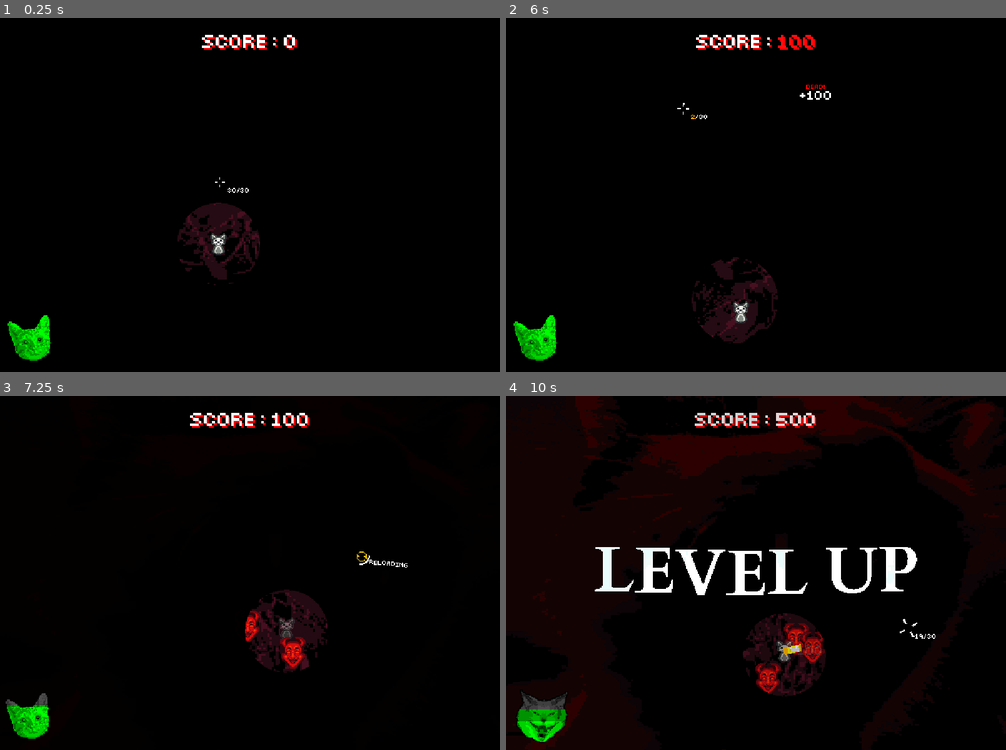
Above: before the commit, frames 1-4 (two rows, left to right).
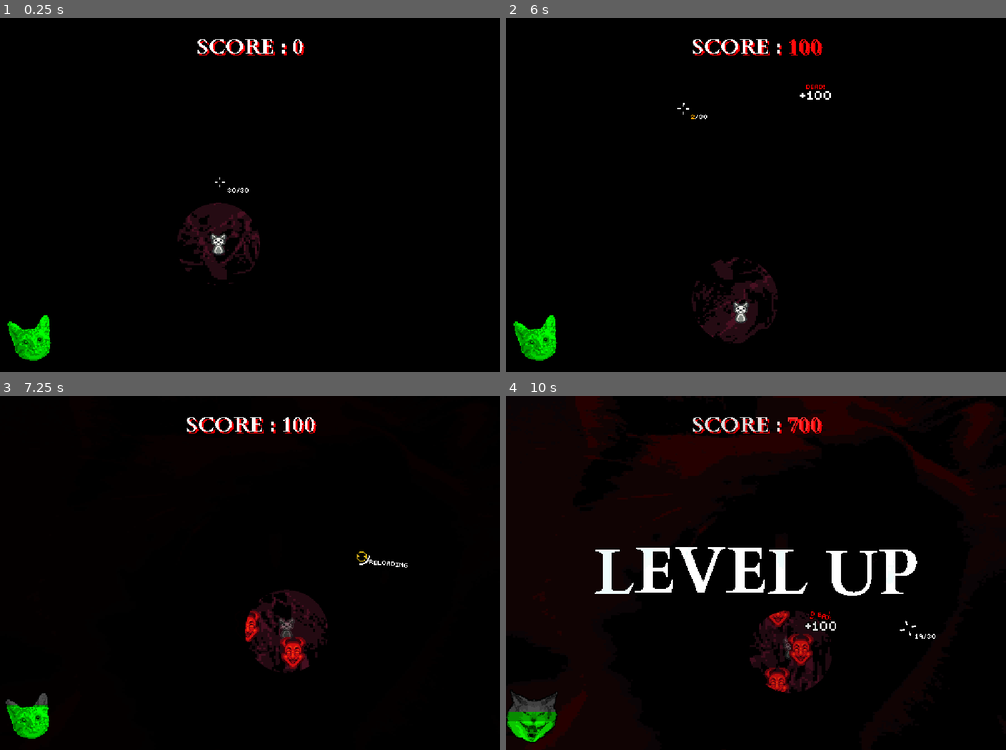
Above: after the commit, the same moments.

Repository: ThanapatrP/game-project-shooter
Game: Godot game, scene res://src/levels/main_level.tscn
Same seed, same stepped clock (60 frames per second), same inputs: the game is played once before the commit and once after it.
Inputs (mouse positions are in pixels of both pictures, inside the frame that each line leads up to):
- Up to frame 1 (0.25 s): no input
- Up to frame 2 (6 s): tap Enter (ui_accept) at 0.5, 0.77, 1.52, 3.02, 3.77, 4.52 s; move the mouse to (756, 42) at 0.52 s; press the mouse at (756, 42) at 0.53 s; hold D (right) 0.53-1.28 s; move the mouse to (656, 212) at 1.27 s; release the mouse at (656, 212) at 1.28 s; hold S (down) 1.28-2.03 s; right-click (656, 212) at 1.35 s; move the mouse to (806, 117) at 2.02 s; press the mouse at (806, 117) at 2.03 s; hold D (right) 2.03-2.78 s; move the mouse to (731, 265) at 2.77 s; release the mouse at (731, 265) at 2.78 s; hold W (up) 2.78-3.53 s; right-click (731, 265) at 2.85 s; move the mouse to (906, 248) at 3.52 s; press the mouse at (906, 248) at 3.53 s; hold A (left) 3.53-5.03 s; move the mouse to (606, 141) at 4.27 s; release the mouse at (606, 141) at 4.28 s; right-click (606, 141) at 4.35 s; move the mouse to (781, 195) at 5.02 s; press the mouse at (781, 195) at 5.03 s; hold S (down) 5.03-5.78 s; move the mouse to (681, 106) at 5.77 s; release the mouse at (681, 106) at 5.78 s; hold D (right) from 5.78 s (still down); right-click (681, 106) at 5.85 s
- Up to frame 3 (7.25 s): tap Enter (ui_accept) at 6.02, 6.77 s; move the mouse to (360, 555) at 6.52 s; release D (right) at 6.53 s; press the mouse at (360, 555) at 6.53 s; hold W (up) from 6.53 s (still down)
- Up to frame 4 (10 s): move the mouse to (656, 590) at 7.27 s; release W (up) at 7.28 s; release the mouse at (656, 590) at 7.28 s; hold D (right) 7.28-8.03 s; right-click (656, 590) at 7.35 s; tap Enter (ui_accept) at 7.52, 9.02, 9.77 s; move the mouse to (806, 495) at 8.02 s; press the mouse at (806, 495) at 8.03 s; hold S (down) 8.03-8.78 s; move the mouse to (731, 643) at 8.77 s; release the mouse at (731, 643) at 8.78 s; hold A (left) 8.78-9.53 s; right-click (731, 643) at 8.85 s; move the mouse to (906, 626) at 9.52 s; press the mouse at (906, 626) at 9.53 s; hold W (up) from 9.53 s (still down)

The runs differ from the first frame. In frame 1, 0.7% of the frame differs, in the area x 39-61%, y 4-11%; in frame 2, 0.8%; in frame 3, 0.8%; in frame 4, 5.1%, in the area x 0-83%, y 4-99%.

Commit message:
bug fixes?

Diff:
--- a/src/levels/main_level.gd
+++ b/src/levels/main_level.gd
@@ -14,4 +14,5 @@
 func _process(delta: float) -> void:
 	$UILayer/InvertText/AnimationPlayer.speed_scale = 1.0 / Engine.time_scale
 	if Global.debug:
+		pass
 		print($UILayer/InvertText.visible)
--- a/src/levels/main_level.tscn
+++ b/src/levels/main_level.tscn
@@ -6,13 +6,12 @@
 [ext_resource type="Script" uid="uid://djtoury4cj4ex" path="res://src/levels/hp_bar_pivot.gd" id="3_11df1"]
 [ext_resource type="Script" uid="uid://0rf7u1t2yp73" path="res://src/util/custom_camera.gd" id="5_ctyfj"]
 [ext_resource type="PackedScene" uid="uid://whcd4uekaxv6" path="res://src/ui/cursor.tscn" id="6_11df1"]
-[ext_resource type="FontFile" uid="uid://7ip1rh1cottq" path="res://asset/ui/Smol font.ttf" id="6_k0jp4"]
 [ext_resource type="Texture2D" uid="uid://dm8gi5bulobax" path="res://asset/level/temp_level_bg.png" id="8_1du40"]
 [ext_resource type="Script" uid="uid://cpfugg5pyr134" path="res://src/ui/score_label.gd" id="8_ywe2d"]
 [ext_resource type="Texture2D" uid="uid://bdfs3bbusy52" path="res://asset/ui/ui_overlays/cat_hurts_overlay.png" id="9_tygi3"]
 [ext_resource type="Script" uid="uid://benpvdb4y2nyl" path="res://src/ui/hurt_overlay.gd" id="10_twkqo"]
 [ext_resource type="Shader" path="res://src/shader/invert_text.gdshader" id="11_3ksew"]
-[ext_resource type="PackedScene" path="res://src/ui/card_layer.tscn" id="11_av45r"]
+[ext_resource type="PackedScene" uid="uid://c8opr81murdxm" path="res://src/ui/card_layer.tscn" id="11_av45r"]
 [ext_resource type="FontFile" uid="uid://cq720iumon812" path="res://asset/ui/Cardo-Bold.ttf" id="11_fvmyw"]
 [ext_resource type="PackedScene" uid="uid://cwsp1ptrx6men" path="res://src/ui/hp_indicator.tscn" id="12_av45r"]
 
@@ -139,15 +138,16 @@
 [node name="ScoreLabel" type="RichTextLabel" parent="UILayer"]
 offset_top = 12.0
 offset_right = 550.0
-offset_bottom = 43.0
+offset_bottom = 51.0
 theme_override_colors/font_shadow_color = Color(1, 0, 0.0166664, 1)
 theme_override_constants/shadow_offset_y = 2
 theme_override_constants/shadow_offset_x = 2
 theme_override_constants/shadow_outline_size = 0
-theme_override_fonts/normal_font = ExtResource("6_k0jp4")
+theme_override_fonts/normal_font = ExtResource("11_fvmyw")
 theme_override_font_sizes/normal_font_size = 24
 bbcode_enabled = true
 text = "SCORE : XXXX"
+scroll_active = false
 horizontal_alignment = 1
 vertical_alignment = 1
 script = ExtResource("8_ywe2d")
--- a/src/util/global.gd
+++ b/src/util/global.gd
@@ -19,9 +19,11 @@
 # Score stuff
 var curr_score = 0
 var highscore = 0
-var next_card_score = 300
+var next_card_score = 0
 var score_stack = 0
-var next_stack_mult = 1.2
+var next_stack_mult = 1.0
+const DEF_NEXT_CARD_SCORE = 500
+const DEF_NEXT_STACK_MULT = 1.2
 
 # Signals
 signal pause
@@ -29,6 +31,7 @@
 
 # Debug
 var debug = true
+
 
 func add_score(amt):
 	if amt < 0:
@@ -69,9 +72,9 @@
 
 func reset_score():
 	curr_score = 0
-	next_card_score = 300
+	next_card_score = DEF_NEXT_CARD_SCORE
 	score_stack = 0
-	next_stack_mult = 1.2
+	next_stack_mult = DEF_NEXT_STACK_MULT
 
 # save load stuff
 func load_data():
@@ -79,6 +82,8 @@
 
 
 func _ready() -> void:
+	reset_score()
+
 	process_mode = ProcessMode.PROCESS_MODE_ALWAYS
 
 	connect("pause",
Not shown: 1 places in src/levels/main_level.tscn that only renumber resources
Not shown: 1 places in src/ui/card_layer.tscn that only renumber resources
